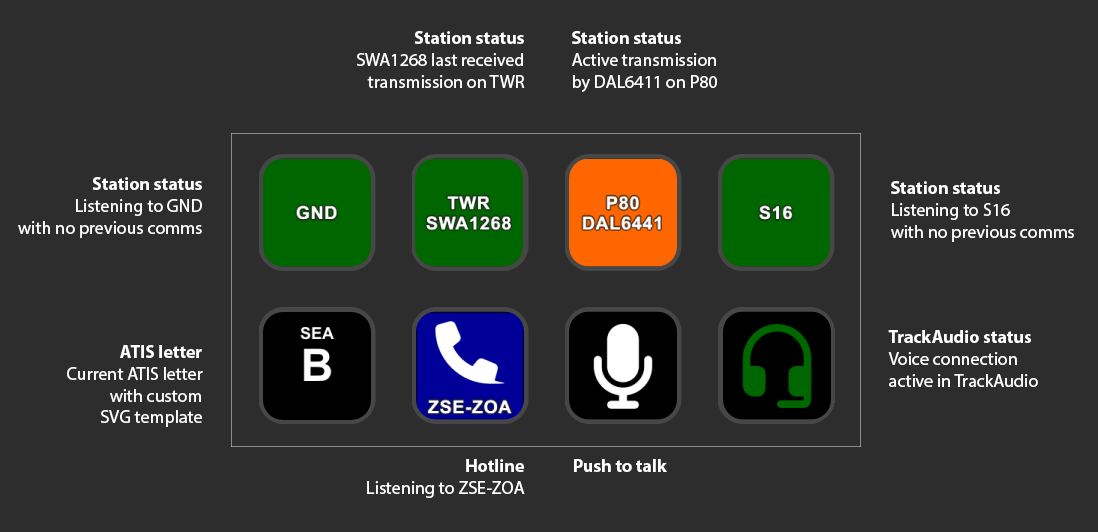
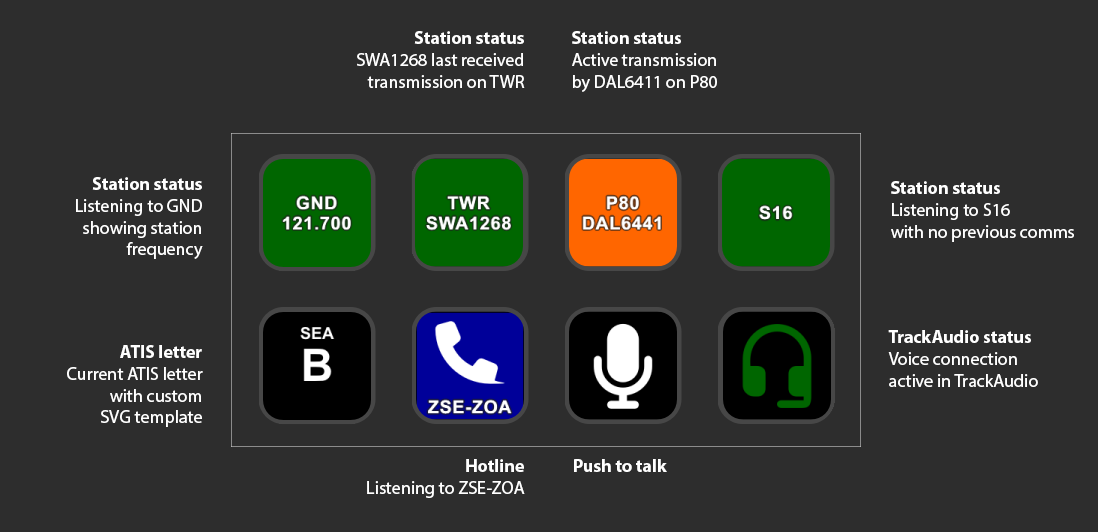
Two versions of the same layered image (1098px x 532px). Layer-by-layer changes:
renamed "Station status Listening to GND with no previous comms" to "Station status Listening to GND showing station frequency", painted on it over (18, 221, 203, 259)
painted on "Background" over (263, 158, 371, 271)
